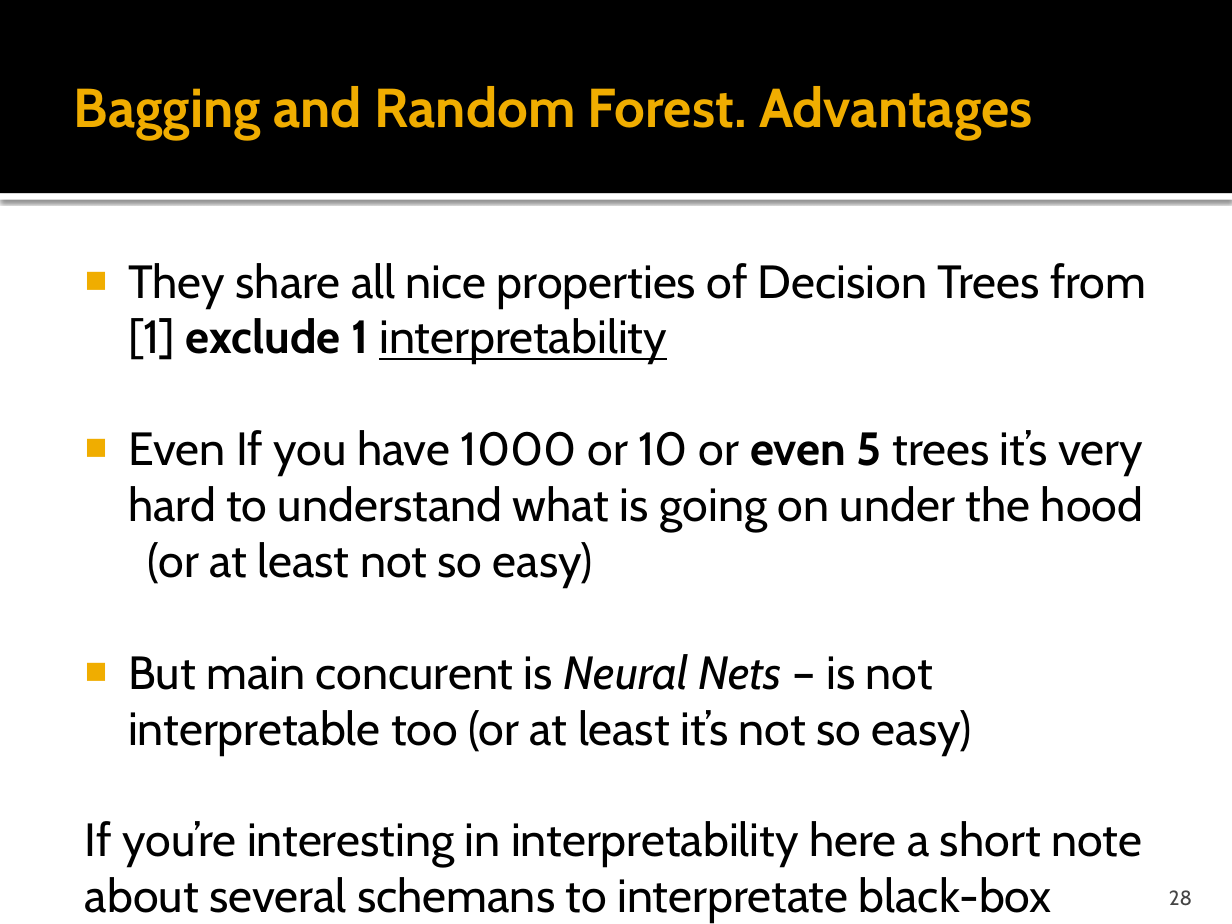
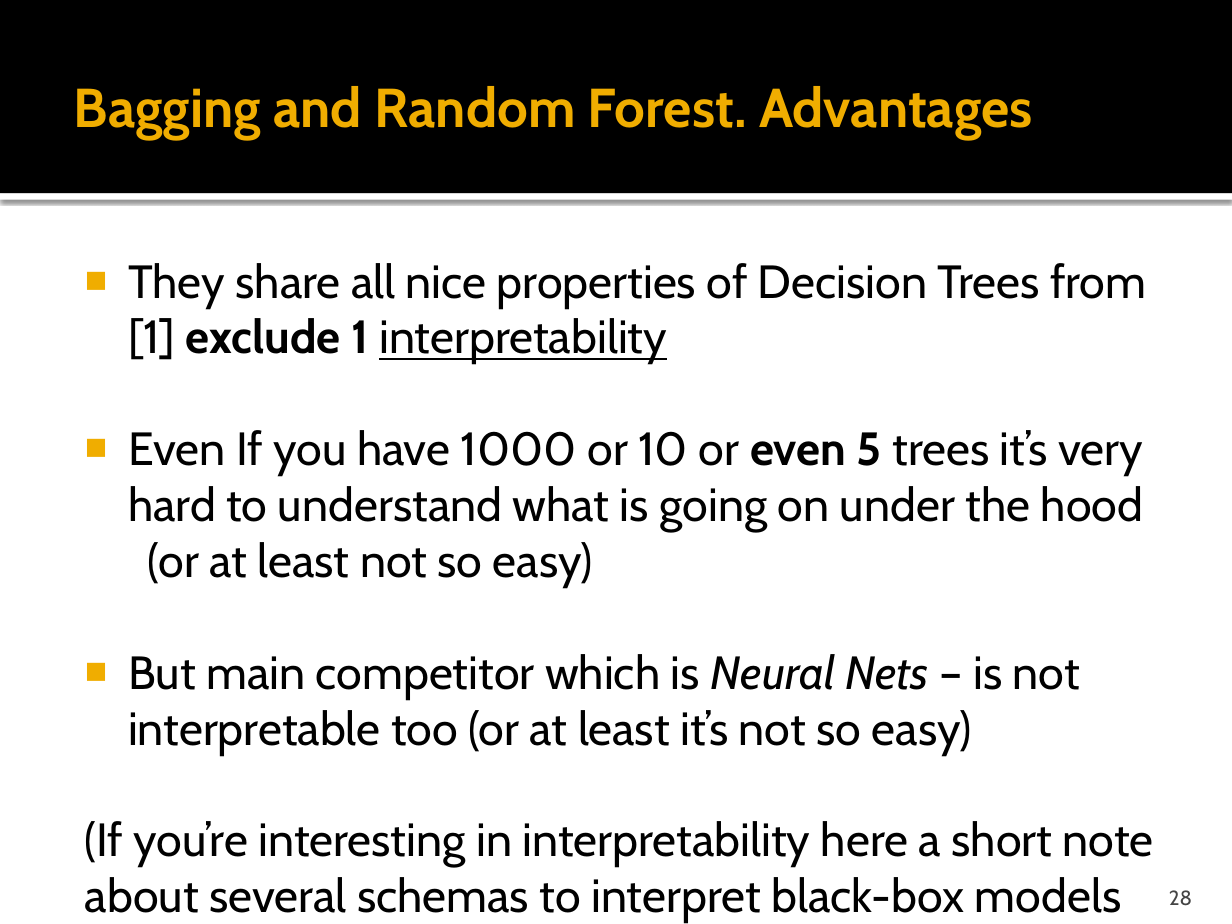
Before and after one commit to burlachenkok/presentations_bruziuz, a slide deck: slide 28 of decision_trees/mpti/decision_trees_part_2_up_25DEC2018.pptx. Drawn at 1232x924 pixels with LibreOffice and Linux fonts; fonts in the diff are those of the drawing. Boxes give left, top, right and bottom in pixels: in the first picture for what was removed or moved away, otherwise in the second. Text is boxed around its words. In the diff, an @@ line names an element or a change of style, - is before the commit and + after.

```diff
--- a/decision_trees/mpti/decision_trees_part_2_up_25DEC2018.pptx
+++ b/decision_trees/mpti/decision_trees_part_2_up_25DEC2018.pptx
@@ text at (85,654,1154,924): text changed @@
-■ But main concurent is Neural Nets – is not interpretable too (or at least it’s not so easy)
-If you’re interesting in interpretability here a short note about several schemans to interpretate black-box models in AI/ML [8]
+■ But main competitor which is Neural Nets – is not interpretable too (or at least it’s not so easy)
+(If you’re interesting in interpretability here a short note about several schemas to interpret black-box models in AI/ML [8])
```
Also in this commit, not shown: 2 other slides changed, 1 other file.
